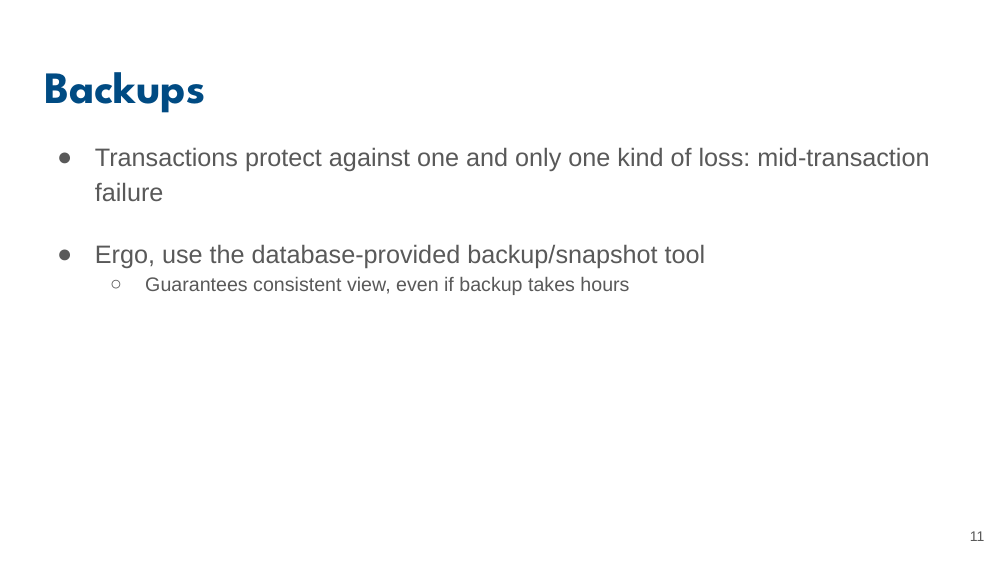
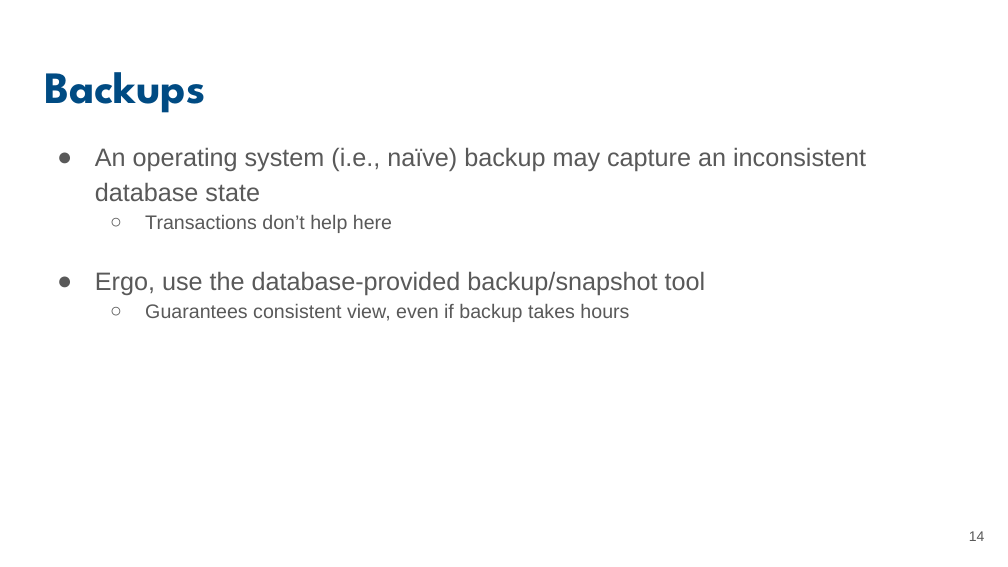
Before and after one commit to UCSB-Library-Research-Data-Services/bren-eds213, a slide deck: slide 14 of modules/week05/slides-05-advanced.pptx (slide 11 before the commit). Drawn at 1008x567 pixels with LibreOffice and Linux fonts; fonts in the diff are those of the drawing. Boxes give left, top, right and bottom in pixels: in the first picture for what was removed or moved away, otherwise in the second. Text is boxed around its words. In the diff, an @@ line names an element or a change of style, - is before the commit and + after.

```diff
--- a/modules/week05/slides-05-advanced.pptx
+++ b/modules/week05/slides-05-advanced.pptx
@@ text at (95,147,866,233): text changed @@
-● Transactions protect against one and only one kind of loss: mid-transaction failure
+● An operating system (i.e., naïve) backup may capture an inconsistent database state
+  ○ Transactions don’t help here
@@ page number at (969,531,985,541): text changed @@
-11
+14
```
Also in this commit, not shown: 6 other slides changed, 3 slides added.
